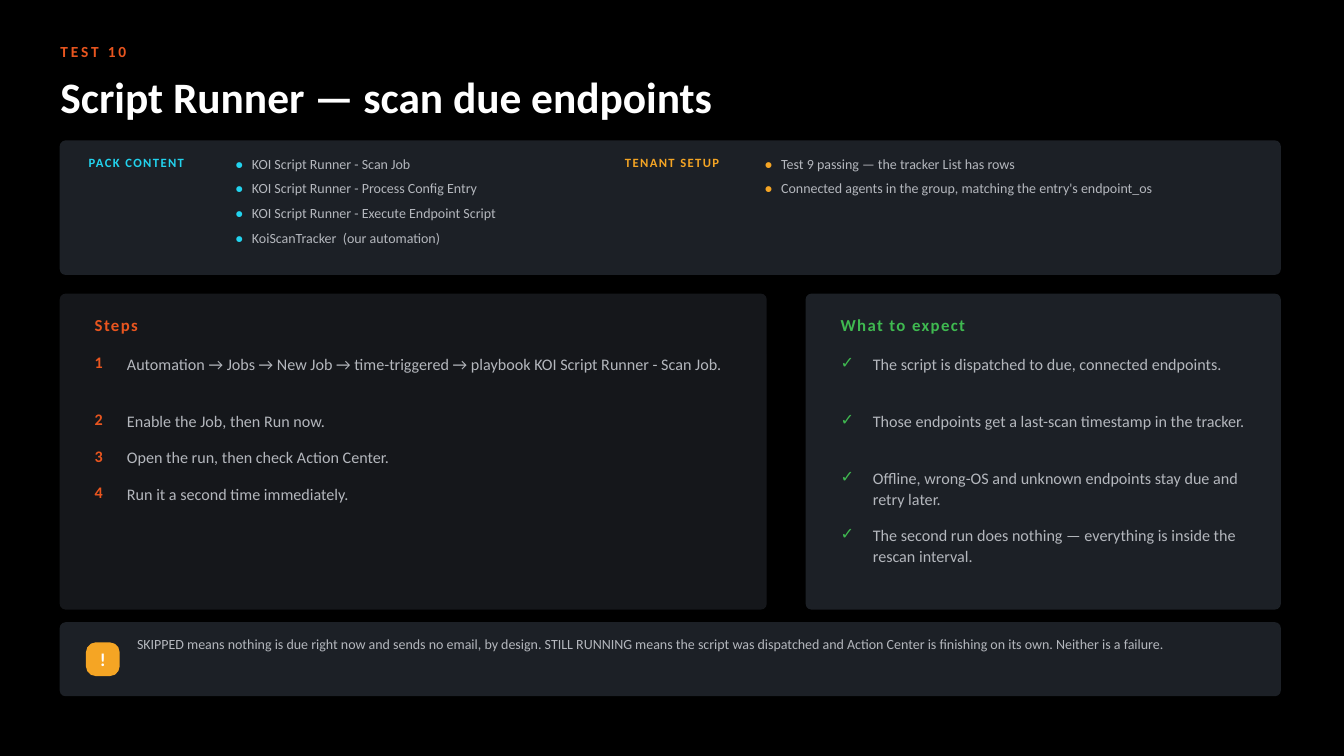
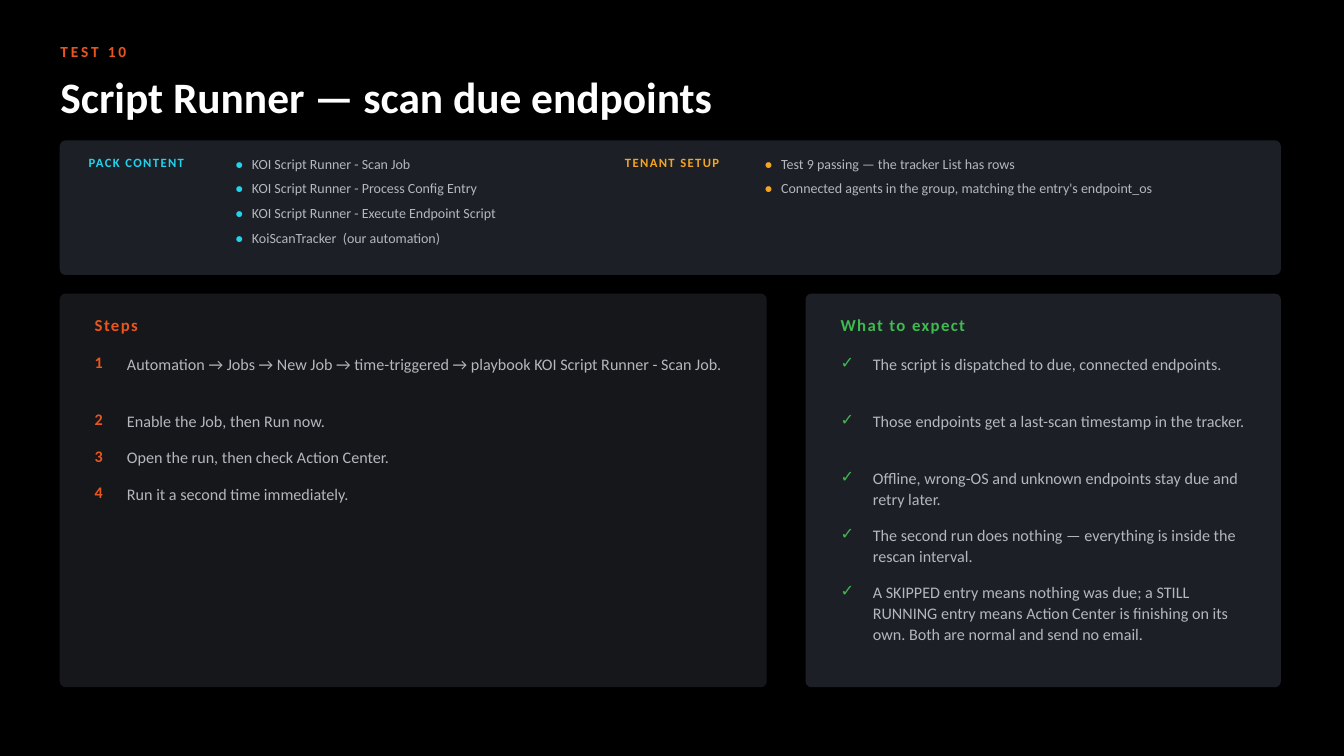
Before and after one commit to ayman-m/koi-xsiam-pack, a slide deck: slide 16 of docs/KOI_Content_Pack_Test_Guide.pptx. Drawn at 1344x756 pixels with LibreOffice and Linux fonts; fonts in the diff are those of the drawing. Boxes give left, top, right and bottom in pixels: in the first picture for what was removed or moved away, otherwise in the second. Text is boxed around its words. In the diff, an @@ line names an element or a change of style, - is before the commit and + after.

```diff
--- a/docs/KOI_Content_Pack_Test_Guide.pptx
+++ b/docs/KOI_Content_Pack_Test_Guide.pptx
@@ rounded rectangle: place and size @@
-rounded rectangle at (60, 294, 766, 609)
+rounded rectangle at (60, 294, 766, 687)
@@ rounded rectangle at (60, 294, 766, 687): proportions changed @@
@@ rounded rectangle at (807, 294, 1280, 687): proportions changed @@
@@ rounded rectangle: place and size @@
-rounded rectangle at (807, 294, 1280, 609)
+rounded rectangle at (807, 294, 1280, 687)
@@ text at (841, 581, 865, 609): text changed; size 13 to 11.5 pt; text colour #FFFFFF to #3FB950 @@
-!
+✓
@@ text "✓" at (841, 581, 865, 609): vertical alignment middle to top @@
@@ text added at (873, 587, 1228, 640), 11.5 pt, text #B4B7BD @@
+A SKIPPED entry means nothing was due; a STILL RUNNING entry means Action Center is finishing on its own. Both are normal and send no email.
@@ rounded rectangle removed at (60, 623, 1280, 696) @@
@@ rounded rectangle removed at (87, 643, 119, 676) @@
@@ text removed at (137, 639, 1164, 652) @@
-SKIPPED means nothing is due right now and sends no email, by design. STILL RUNNING means the script was dispatched and Action Center is finishing on its own. Neither is a failure.
```
Also in this commit, not shown: 13 other slides changed, 1 slide removed, 2 other files.
